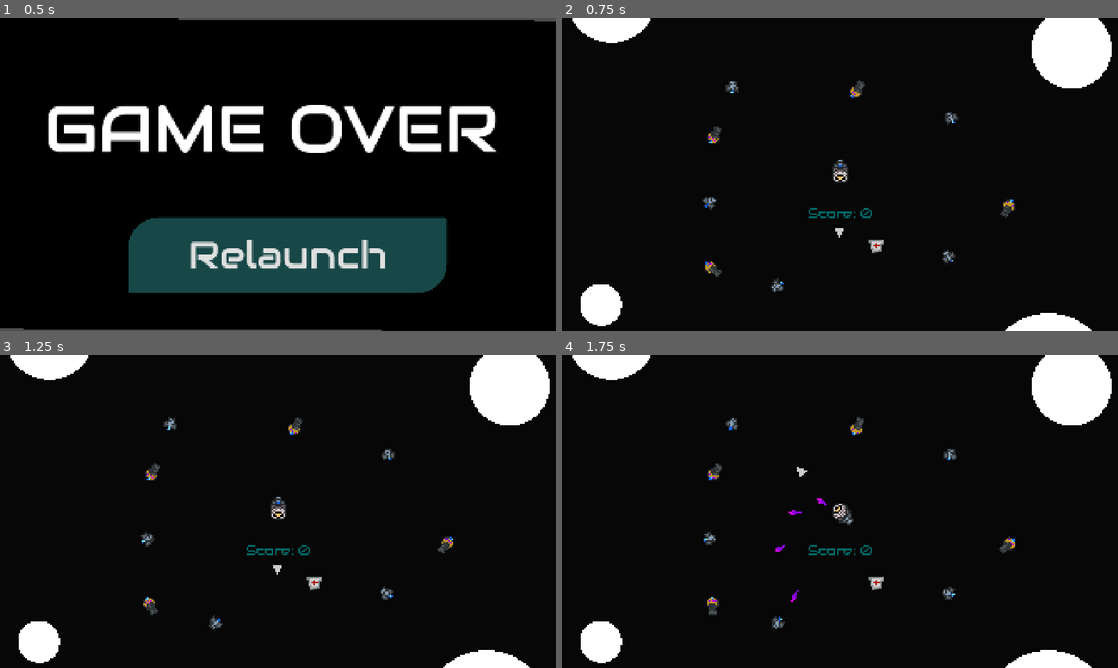
Above: before the commit, frames 1-4 (two rows, left to right).
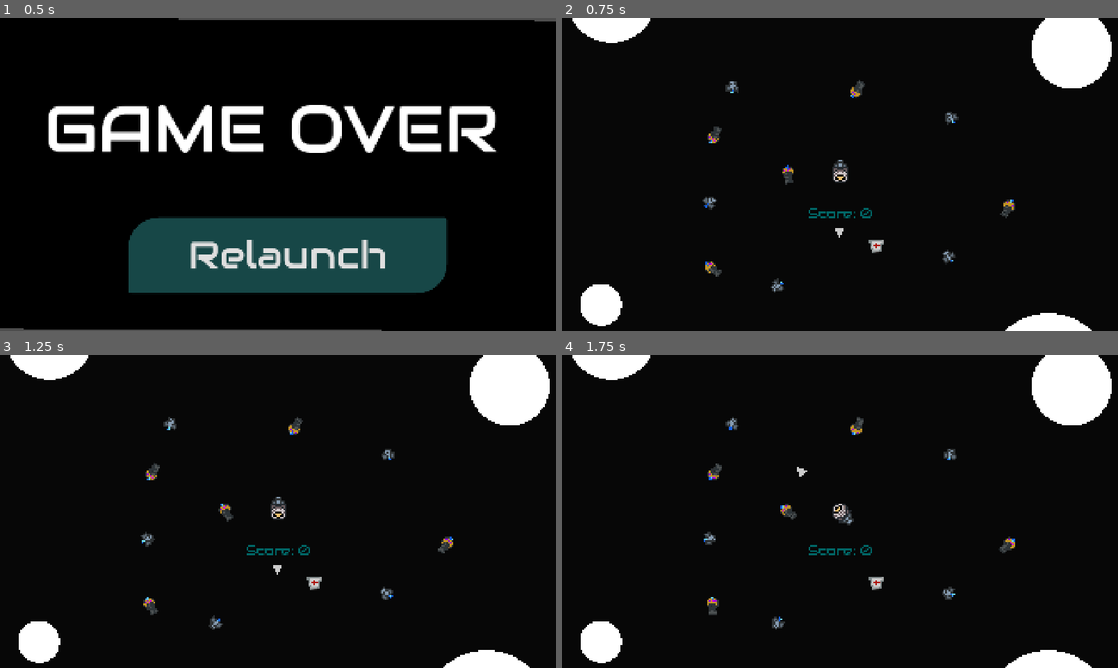
Above: after the commit, the same moments.

Repository: Leeway001Write/melonJam6
Game: Godot game, scene res://Menus/gameOver.tscn
Two runs of this game, one before a commit and one after it. Both use one fixed random seed, a clock stepped at 60 frames per second and the inputs below.
Inputs:
- Up to frame 1 (0.5 s): no input
- Up to frame 2 (0.75 s): click "Relaunch" at 0.5 s
- Up to frame 3 (1.25 s): no input
- Up to frame 4 (1.75 s): hold D (right) from 1.28 s (still down); hold Space (fire) from 1.28 s (still down)

Frame 1 is identical in both runs. In frame 2, less than 0.1% of the frame differs, in the area x 39-51%, y 46-54%; in frame 3, 0.1%; in frame 4, 0.2%, in the area x 38-48%, y 45-79%.

Commit message:
Made the fire automatically start going and removed alex's built-in-gun

Diff:
--- a/escape-from-greenland/Levels/world.tscn
+++ b/escape-from-greenland/Levels/world.tscn
@@ -1526,6 +1526,7 @@
 rotation = -2.47598
 
 [node name="Gun5" parent="Q5/Items" instance=ExtResource("19_43wwi")]
+position = Vector2(-359, 0)
 
 [node name="Asteroids" type="Node2D" parent="Q5"]
 
--- a/escape-from-greenland/Scripts/booster.gd
+++ b/escape-from-greenland/Scripts/booster.gd
@@ -20,3 +20,7 @@
 	if Input.is_action_just_released('forward') and attached:
 		$CPUParticles2D.emitting = false
 		$Fire.play('burst', -1, true)
+
+	if Input.is_action_pressed('forward') and not $Fire.is_playing() and attached:
+		$Fire.play("burn")
+		$CPUParticles2D.emitting = true
Not shown: 1 places in escape-from-greenland/Levels/world.tscn that only renumber resources
